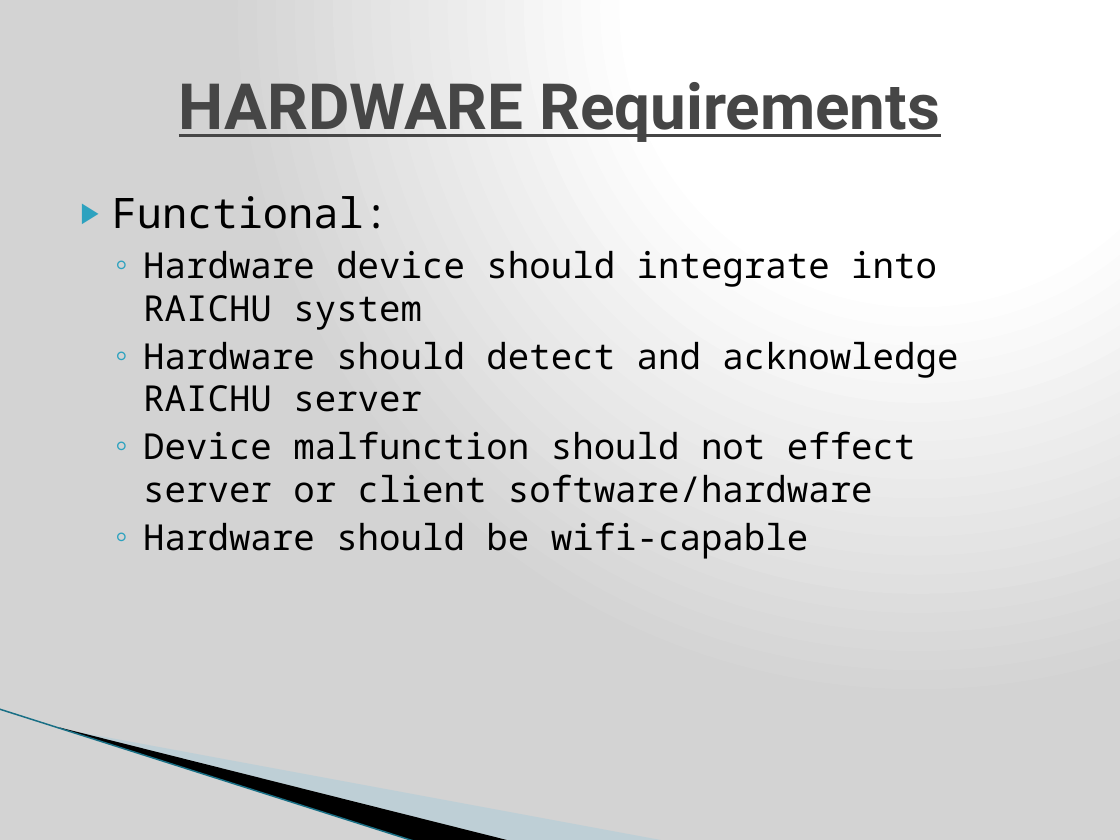
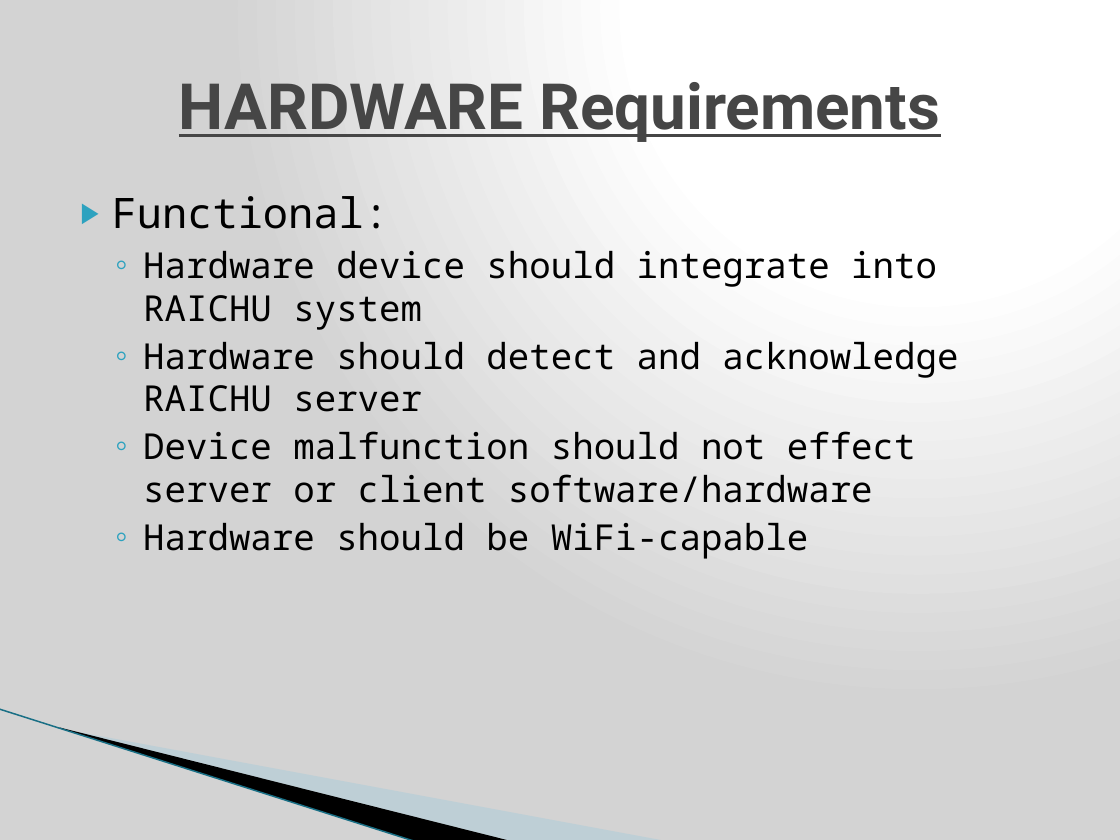
Before and after one commit to nomastmas/raichu, a slide deck: slide 11 of docs/final_presentation_release.pptx. Drawn at 1120x840 pixels with LibreOffice and Linux fonts; fonts in the diff are those of the drawing; background and template pictures are left out. Boxes give left, top, right and bottom in pixels: in the first picture for what was removed or moved away, otherwise in the second. Text is boxed around its words. In the diff, an @@ line names an element or a change of style, - is before the commit and + after.

```diff
--- a/docs/final_presentation_release.pptx
+++ b/docs/final_presentation_release.pptx
@@ text at bbox=[143, 523, 808, 559]: text changed @@
-  ◦ Hardware should be wifi-capable
+  ◦ Hardware should be WiFi-capable
```
Also in this commit, not shown: 2 other slides changed, 1 other file.
